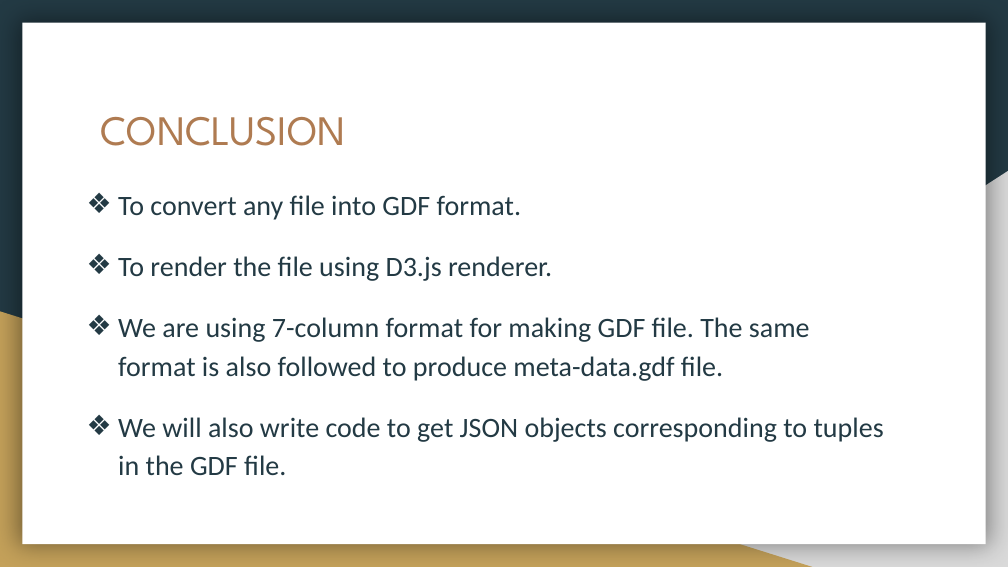
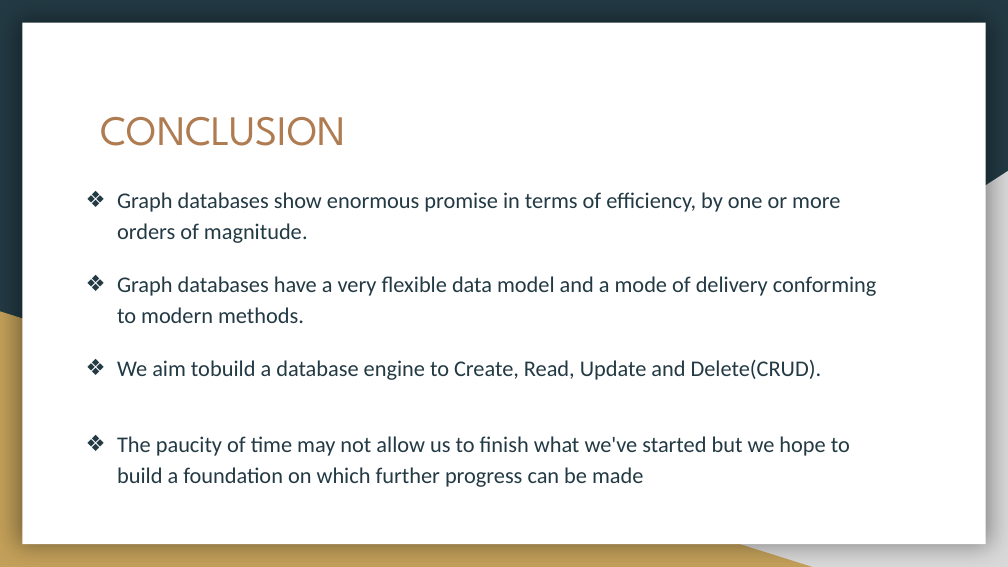
Before and after one commit to Sreyas-108/GDF, a slide deck: slide 28 of docs/seminar_ppt.pptx. Drawn at 1008x567 pixels with LibreOffice and Linux fonts; fonts in the diff are those of the drawing. Boxes give left, top, right and bottom in pixels: in the first picture for what was removed or moved away, otherwise in the second. Text is boxed around its words. In the diff, an @@ line names an element or a change of style, - is before the commit and + after.

```diff
--- a/docs/seminar_ppt.pptx
+++ b/docs/seminar_ppt.pptx
@@ text at <box>117,192,877,487</box>: text changed; size 20 to 16 pt @@
-❖ To convert any file into GDF format.
-❖ To render the file using D3.js renderer.
-❖ We are using 7-column format for making GDF file. The same format is also followed to produce meta-data.gdf file.
-❖ We will also write code to get JSON objects corresponding to tuples in the GDF file.
+❖ Graph databases show enormous promise in terms of efficiency, by one or more orders of magnitude.
+❖ Graph databases have a very flexible data model and a mode of delivery conforming to modern methods.
+❖ We aim tobuild a database engine to Create, Read, Update and Delete(CRUD).
+❖ The paucity of time may not allow us to finish what we've started but we hope to build a foundation on which further progress can be made
```
Also in this commit, not shown: 1 other slide changed, 1 slide added, 1 other file.
